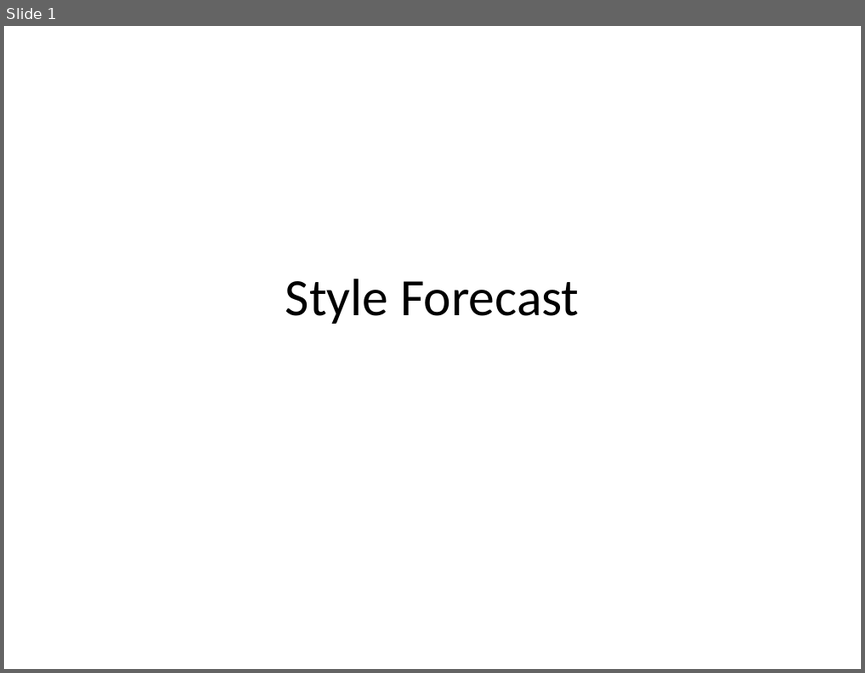
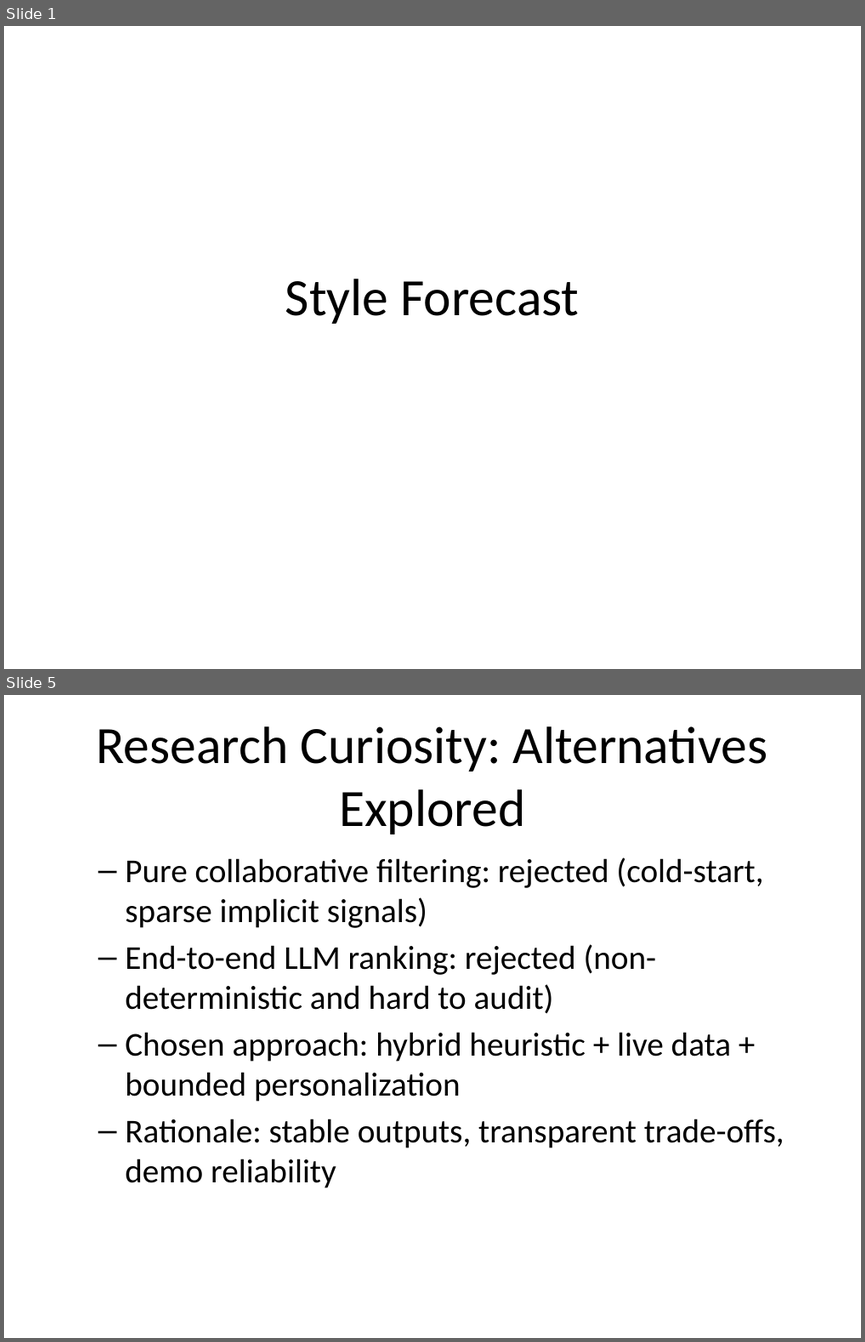
Before and after one commit to elfin-py/COMP3011_Coursework1, a slide deck: cfx-api/docs/presentation.pptx. Shown one above the other, each under a label of ours: slide 1 before the commit, slides 1 and 5 after it; the slides between them are not shown. The pictures are 865x673 and 865x1342 pixels, drawn with LibreOffice and Linux fonts; fonts in the diff are those of the drawing. Boxes give left, top, right and bottom in pixels: in the first picture for what was removed or moved away, otherwise in the second. Text is boxed around its words. In the diff, an @@ line names an element or a change of style, - is before the commit and + after.

```diff
--- a/cfx-api/docs/presentation.pptx
+++ b/cfx-api/docs/presentation.pptx
@@ slide 5 added at [4,695,861,1338], background #FFFFFF @@
@@ title added at [97,726,767,834], 44 pt, text #000000 @@
+Research Curiosity: Alternatives Explored
@@ text added at [125,857,784,1188], 28 pt, text #000000 @@
+  – Pure collaborative filtering: rejected (cold-start, sparse implicit signals)
+  – End-to-end LLM ranking: rejected (non-deterministic and hard to audit)
+  – Chosen approach: hybrid heuristic + live data + bounded personalization
+  – Rationale: stable outputs, transparent trade-offs, demo reliability
```
Also in this commit, not shown: 5 slides changed, 6 other slides added, 6 slides removed, 1 other file.
